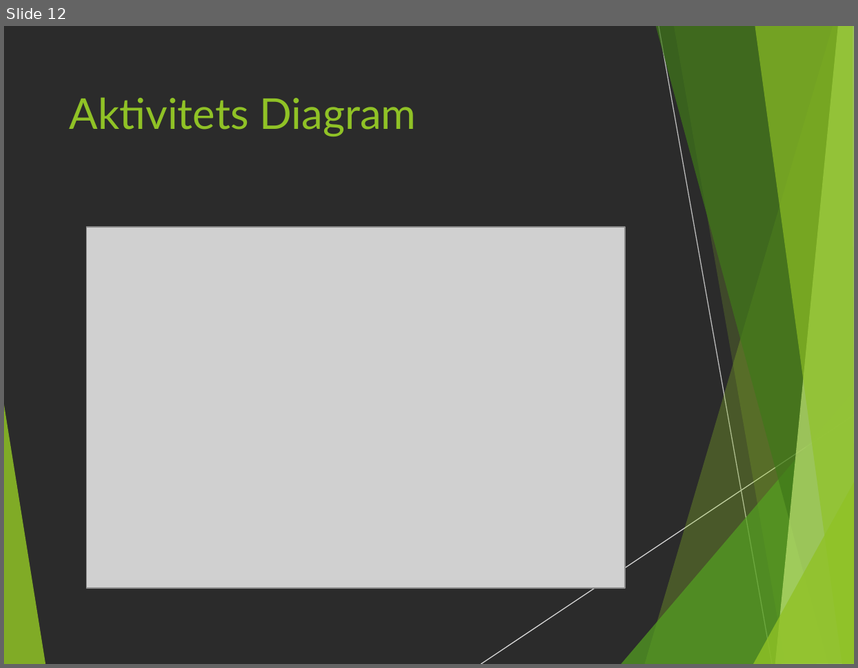
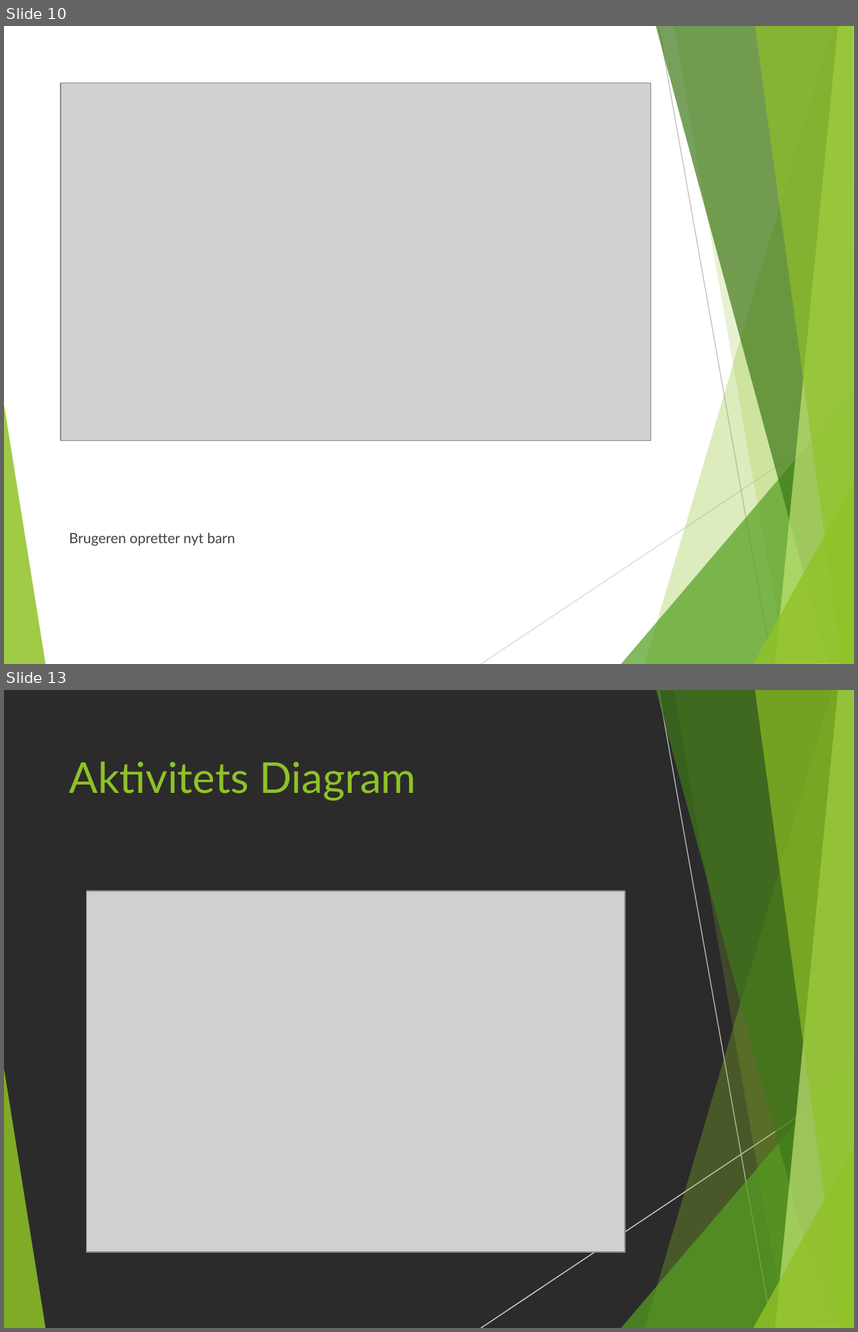
Before and after one commit to anderslatif/RoskildeFrieBornehave, a slide deck: Dias.pptx. Shown one above the other, each under a label of ours: slide 12 before the commit, slides 10 and 13 after it; the slides between them are not shown. The pictures are 858x668 and 858x1332 pixels, drawn with LibreOffice and Linux fonts; fonts in the diff are those of the drawing; grey boxes stand for pictures; background and template pictures are left out; a plain dark background stands for a picture behind light text. Boxes give left, top, right and bottom in pixels: in the first picture for what was removed or moved away, otherwise in the second. Text is boxed around its words. In the diff, an @@ line names an element or a change of style, - is before the commit and + after.

```diff
--- a/Dias.pptx
+++ b/Dias.pptx
@@ slide 10 added at box(4, 26, 854, 664), background picture (left out); not listed: 10 template elements that a slide beside it also shows @@
@@ picture added at box(61, 83, 651, 440) @@
@@ text added at box(69, 532, 236, 546), 12 pt, text #404040 @@
+Brugeren opretter nyt barn
@@ what was slide 12 is now slide 13 @@
```
Also in this commit, not shown: 5 slides changed, 6 other slides added, 6 slides removed.
